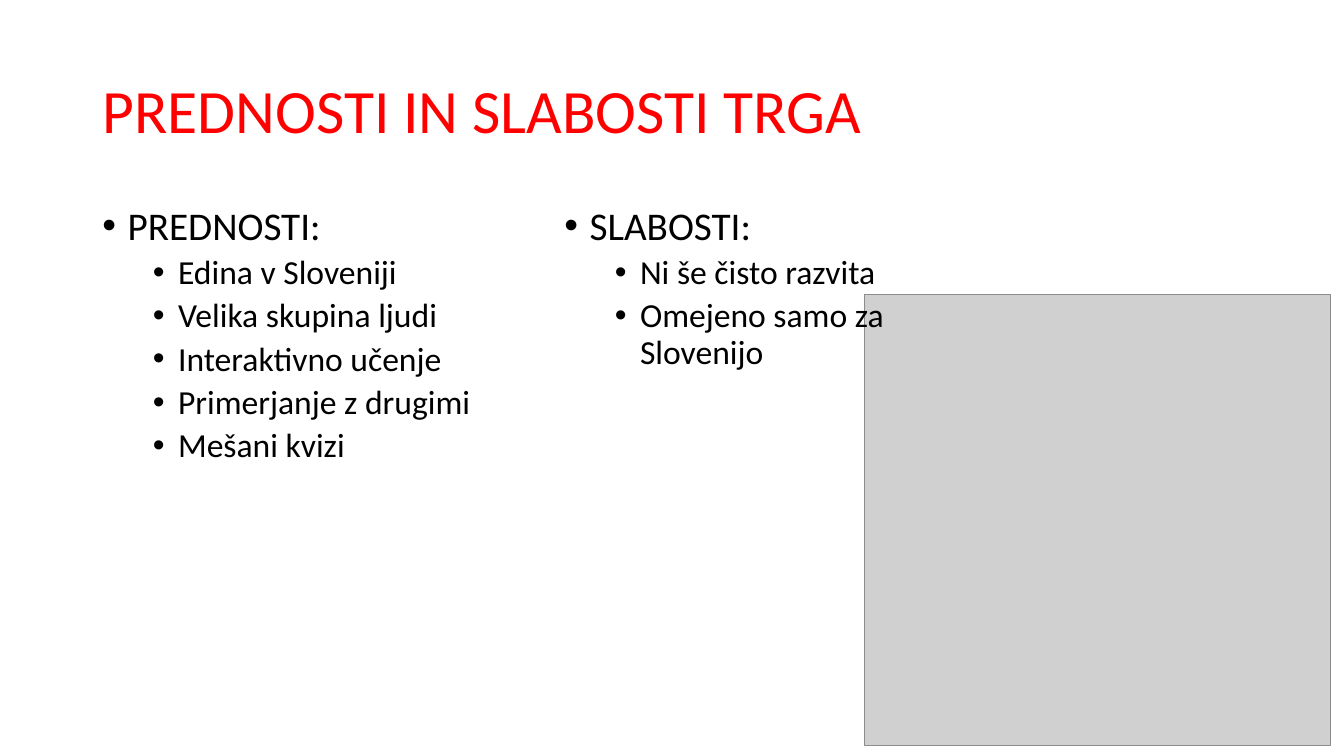
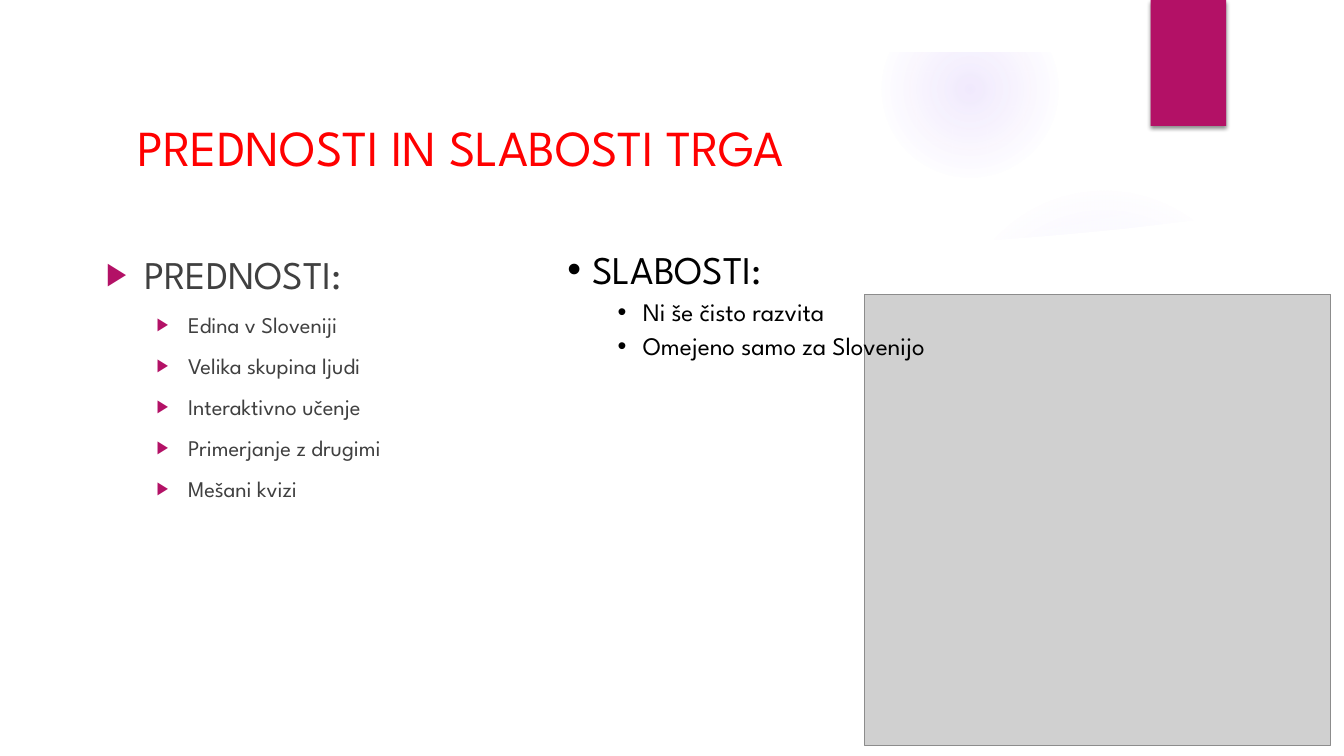
Before and after one commit to ZakPrimozic/projektUPN, a slide deck: slide 4 of FLASK_PREDSTAVITEV.pptx (slide 3 before the commit). Drawn at 1344x756 pixels with LibreOffice and Linux fonts; fonts in the diff are those of the drawing; grey boxes stand for pictures; background and template pictures are left out. Boxes give left, top, right and bottom in pixels: in the first picture for what was removed or moved away, otherwise in the second. Text is boxed around its words. In the diff, an @@ line names an element or a change of style, - is before the commit and + after.

```diff
--- a/FLASK_PREDSTAVITEV.pptx
+++ b/FLASK_PREDSTAVITEV.pptx
@@ group added at [0,0,1344,756]: 3 ellipses, 2 freeform shapes @@
@@ rectangle added at [1150,0,1226,126], fill #B31166 @@
@@ title "PREDNOSTI IN SLABOSTI TRGA": place and size @@
-title "PREDNOSTI IN SLABOSTI TRGA" at [102,93,861,134]
+title "PREDNOSTI IN SLABOSTI TRGA" at [137,132,783,167]
@@ title "PREDNOSTI IN SLABOSTI TRGA" at [137,132,783,167]: size 44 to 36 pt, font Calibri to League Spartan; line spacing 0.9 to 1 @@
@@ text "PREDNOSTI:": place and size @@
-text "PREDNOSTI:" at [128,214,470,458]
+text "PREDNOSTI:" at [144,262,380,498]
@@ text "PREDNOSTI:" at [144,262,380,498]: font Calibri to League Spartan, text colour #000000 to #404040; size 24 to 16 pt in "Edina v Sloveniji", "Velika skupina ljudi", "Interaktivno učenje", "Primerjanje z drugimi" and 1 more places; bullet • to ▶; line spacing 0.9 to 1; more space between paragraphs @@
@@ text "SLABOSTI:": place and size @@
-text "SLABOSTI:" at [590,214,884,370]
+text "SLABOSTI:" at [592,257,924,363]
@@ text "SLABOSTI:" at [592,257,924,363]: font Calibri to League Spartan; size 24 to 18 pt in "Ni še čisto razvita", "Omejeno samo za Slovenijo" @@
```
Also in this commit, not shown: 4 other slides changed, 1 slide added.
